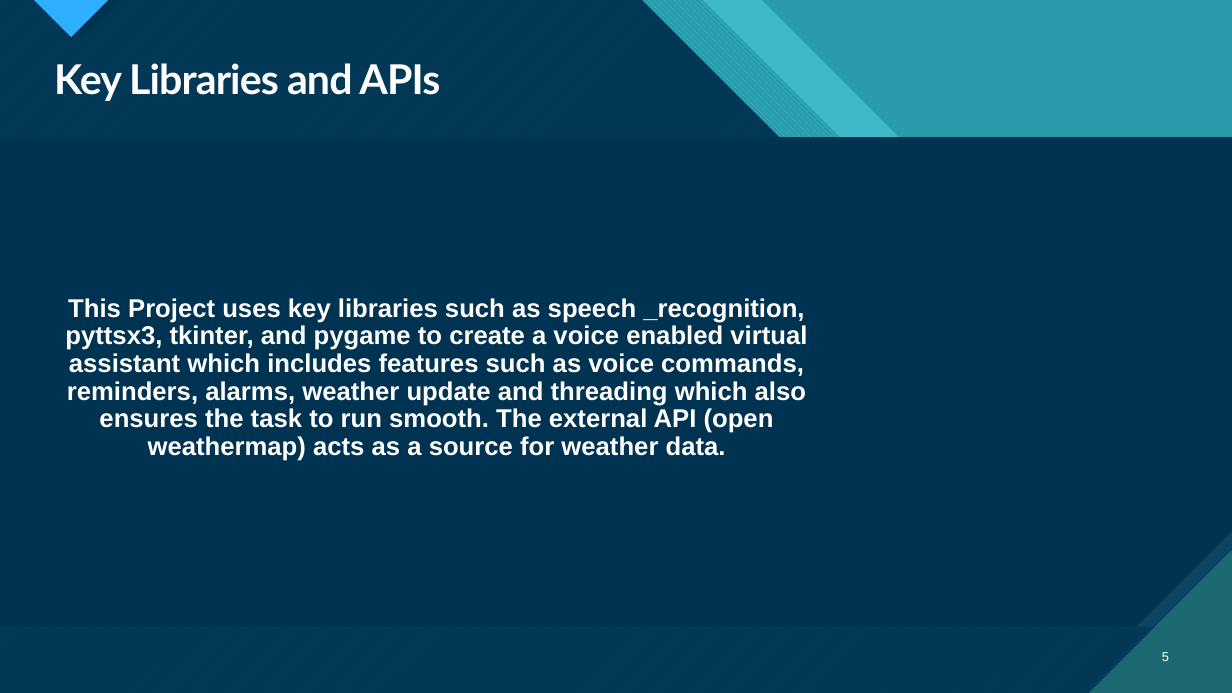
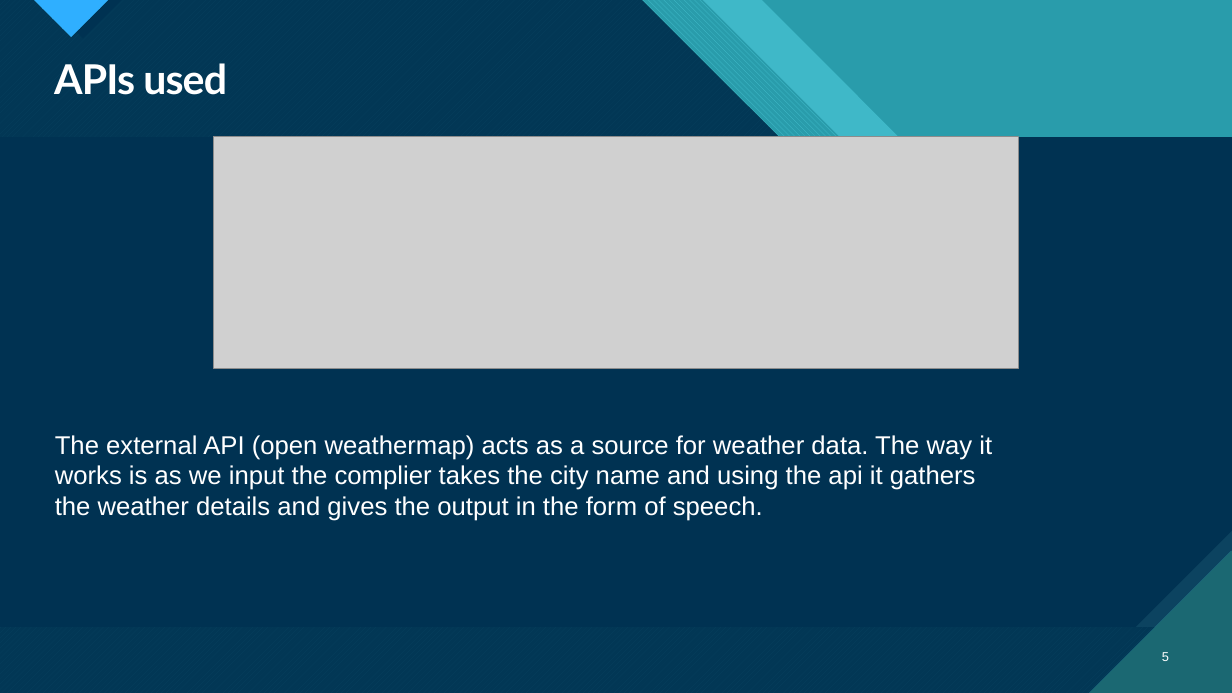
Before and after one commit to RPrincy/Personal-Virtual-Assistant, a slide deck: slide 5 of sparrow virtual assistance python.pptx. Drawn at 1232x693 pixels with LibreOffice and Linux fonts; fonts in the diff are those of the drawing; grey boxes stand for pictures. Boxes give left, top, right and bottom in pixels: in the first picture for what was removed or moved away, otherwise in the second. Text is boxed around its words. In the diff, an @@ line names an element or a change of style, - is before the commit and + after.

```diff
--- a/sparrow virtual assistance python.pptx
+++ b/sparrow virtual assistance python.pptx
@@ title at bbox=[54, 63, 227, 95]: text changed @@
-Key Libraries and APIs
+APIs used
@@ picture added at bbox=[213, 137, 1019, 368] @@
@@ text at bbox=[55, 435, 992, 521]: text changed @@
-This Project uses key libraries such as speech _recognition, pyttsx3, tkinter, and pygame to create a voice enabled virtual assistant which includes features such as voice commands, reminders, alarms, weather update and threading which also ensures the task to run smooth. The external API (open weathermap) acts as a source for weather data.
+The external API (open weathermap) acts as a source for weather data. The way it works is as we input the complier takes the city name and using the api it gathers the weather details and gives the output in the form of speech.
```
Also in this commit, not shown: 2 other slides changed.
